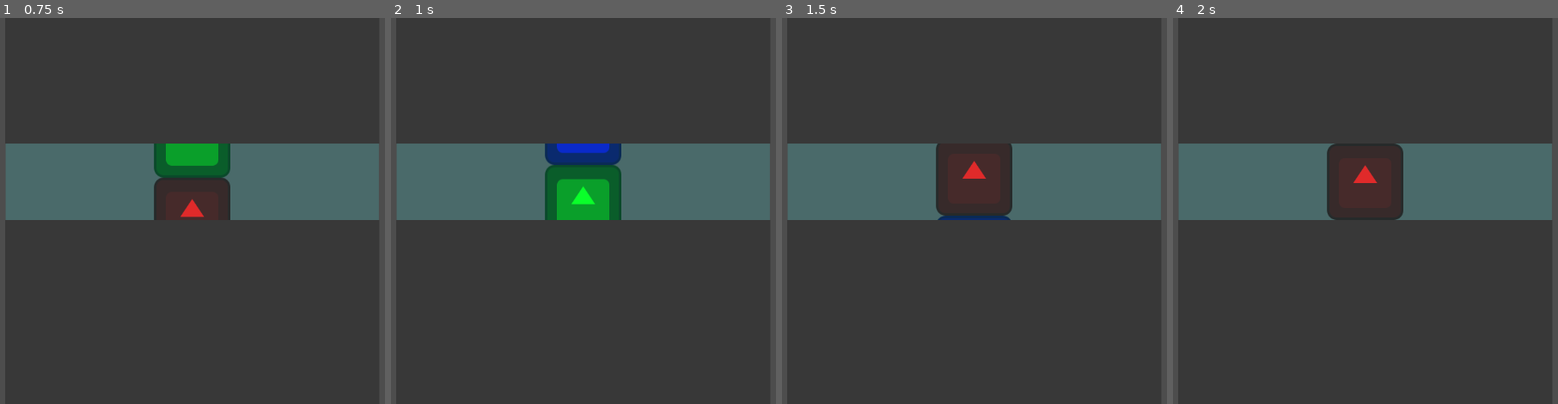
Above: before the commit, frames 1-4 (left to right).
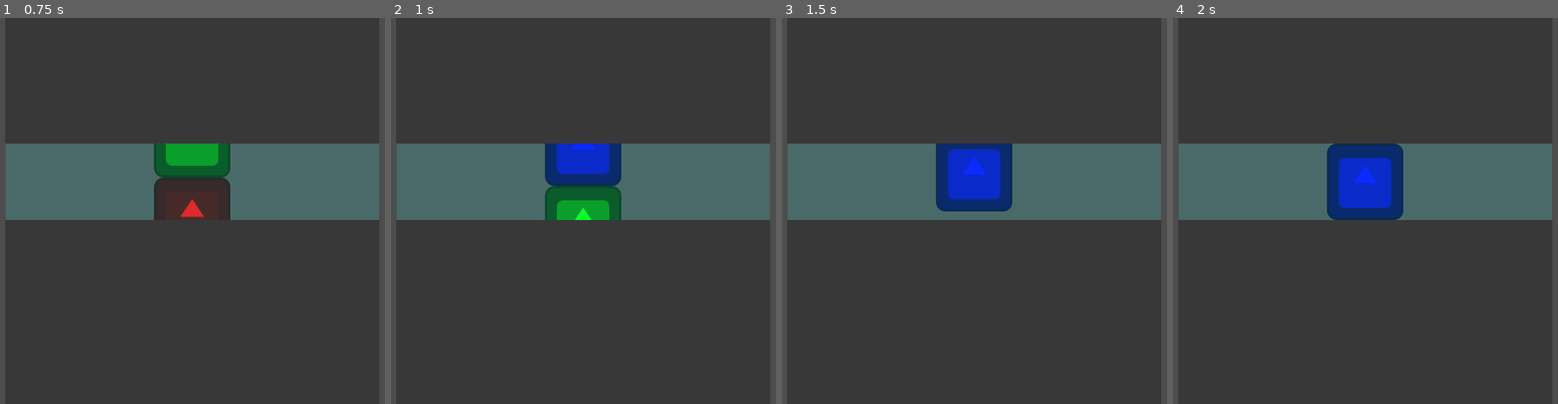
Above: after the commit, the same moments.

Repository: luiz734/slotgame
Game: Godot game, scene res://main.tscn
The game is run twice, just before and just after one commit, with the same random seed, the same clock (stepped at 60 frames per second) and the same inputs. The engine's default icon, where the game draws it, is replaced by a stand-in: a white triangle on a blue panel in a dark square.
Inputs:
- Up to frame 1 (0.75 s): tap Enter at 0.5 s; tap Space (run) at 0.6 s
- Up to frame 2 (1 s): no input
- Up to frame 3 (1.5 s): tap Space (run) at 1.35 s
- Up to frame 4 (2 s): no input

Frame 1 is identical in both runs. In frame 2, 2.3% of the frame differs, in the area x 39-60%, y 32-53%; in frame 3, 3.9%; in frame 4, 3.9%.

Commit message:
Teste

Diff:
--- a/slot_machine.gd
+++ b/slot_machine.gd
@@ -38,7 +38,7 @@
                     t.position = Vector2(0, -sprite_size_y * (n_tiles - 1))
                     tiles_moved += 1
             if state == State.running:
-                t.move_by(Vector2(0, sprite_size_y))
+                t.move_by(Vector2(0, sprite_size_y * 2))
             else:
                 t.spin_down()
 
